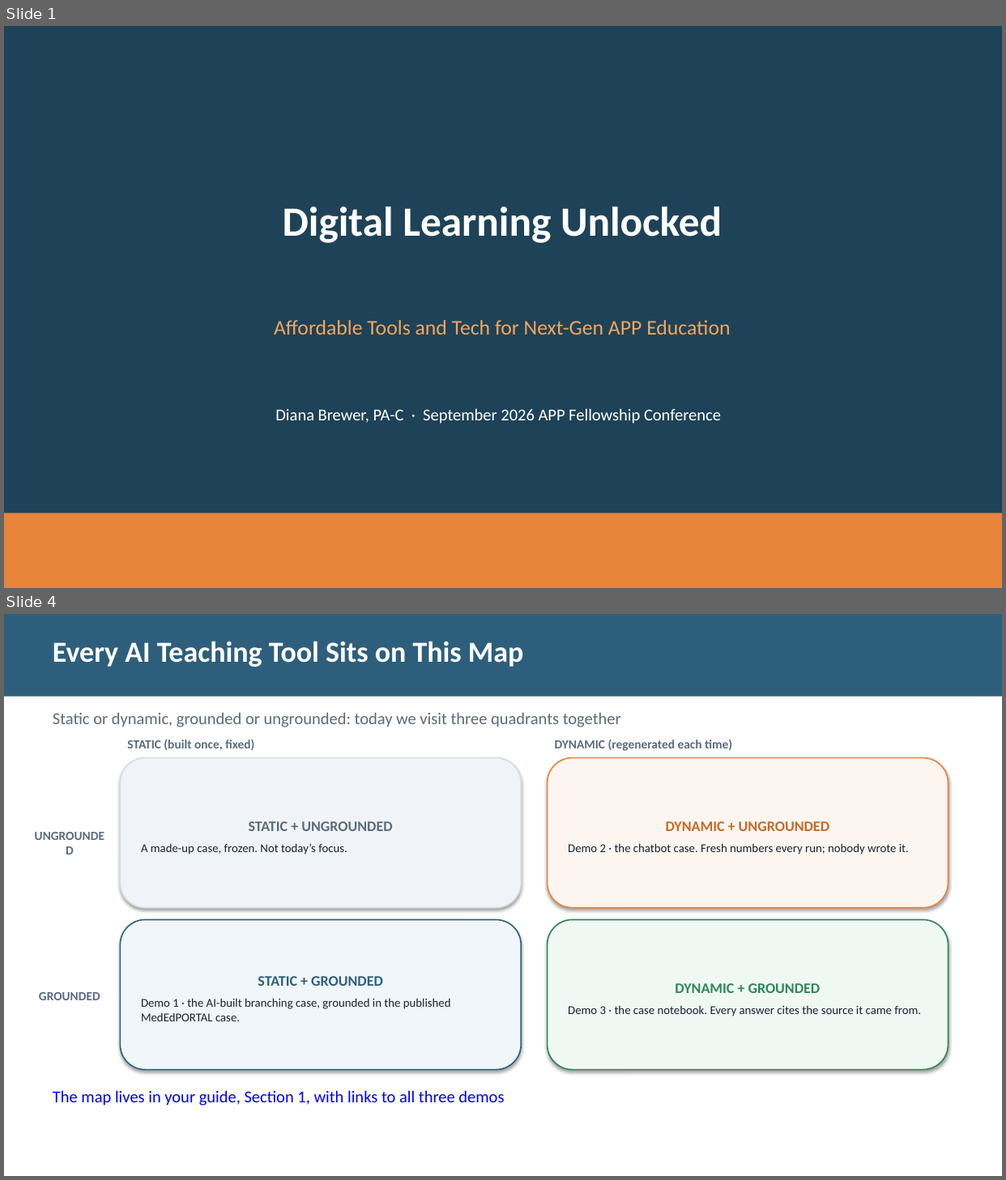
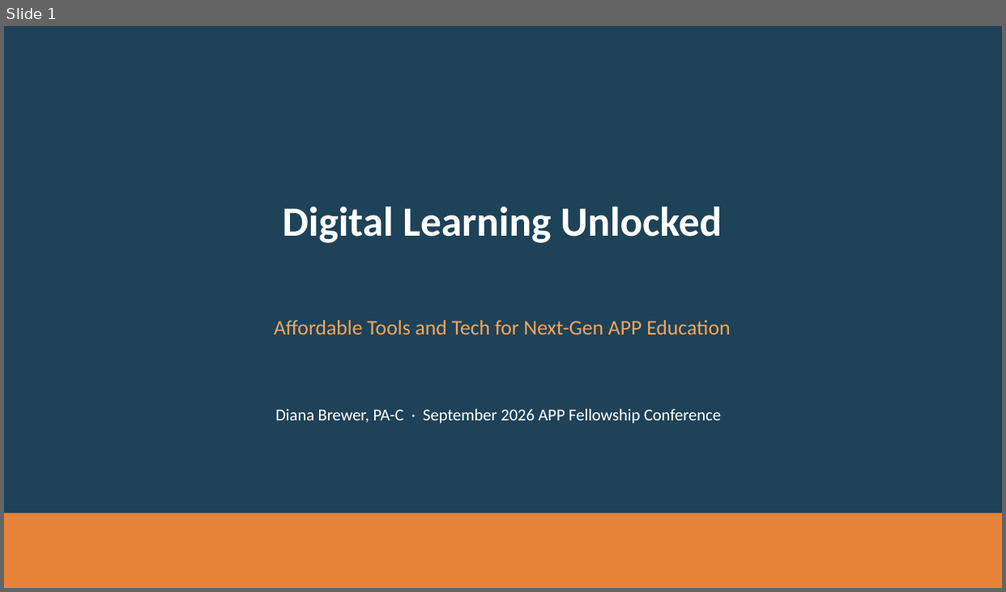
Before and after one commit to diana-brewer/digital-learning-unlocked, a slide deck: Digital Learning Unlocked - Slide Deck.pptx. Shown one above the other, each under a label of ours: slides 1 and 4 before the commit, slide 1 after it; the slides between them are not shown. The pictures are 1006x1180 and 1006x592 pixels, drawn with LibreOffice and Linux fonts; fonts in the diff are those of the drawing. Boxes give left, top, right and bottom in pixels: in the first picture for what was removed or moved away, otherwise in the second. Text is boxed around its words. In the diff, an @@ line names an element or a change of style, - is before the commit and + after.

```diff
--- a/Digital Learning Unlocked - Slide Deck.pptx
+++ b/Digital Learning Unlocked - Slide Deck.pptx
@@ slide 4 removed at [4,614,1002,1176], background #FFFFFF @@
@@ rectangle removed at [4,614,1002,697] @@
@@ text removed at [53,641,523,667] @@
-Every AI Teaching Tool Sits on This Map
@@ text removed at [53,712,621,727] @@
-Static or dynamic, grounded or ungrounded: today we visit three quadrants together
@@ rounded rectangle removed at [120,758,521,908] @@
-STATIC + UNGROUNDED
-A made-up case, frozen. Not today’s focus.
@@ text removed at [127,740,254,750] @@
-STATIC (built once, fixed)
@@ rounded rectangle removed at [548,758,948,908] @@
-DYNAMIC + UNGROUNDED
-Demo 2 · the chatbot case. Fresh numbers every run; nobody wrote it.
@@ text removed at [555,740,732,751] @@
-DYNAMIC (regenerated each time)
@@ text removed at [27,824,113,846] @@
-UNGROUNDED
@@ rounded rectangle removed at [120,919,521,1069] @@
-STATIC + GROUNDED
-Demo 1 · the AI-built branching case, grounded in the published MedEdPORTAL case.
@@ rounded rectangle removed at [548,919,948,1069] @@
-DYNAMIC + GROUNDED
-Demo 3 · the case notebook. Every answer cites the source it came from.
@@ text removed at [39,992,100,1000] @@
-GROUNDED
@@ text removed at [53,1090,504,1106] @@
-The map lives in your guide, Section 1, with links to all three demos
```
Also in this commit, not shown: 7 slides changed, 2 slides added, 2 other slides removed, 3 other files.
